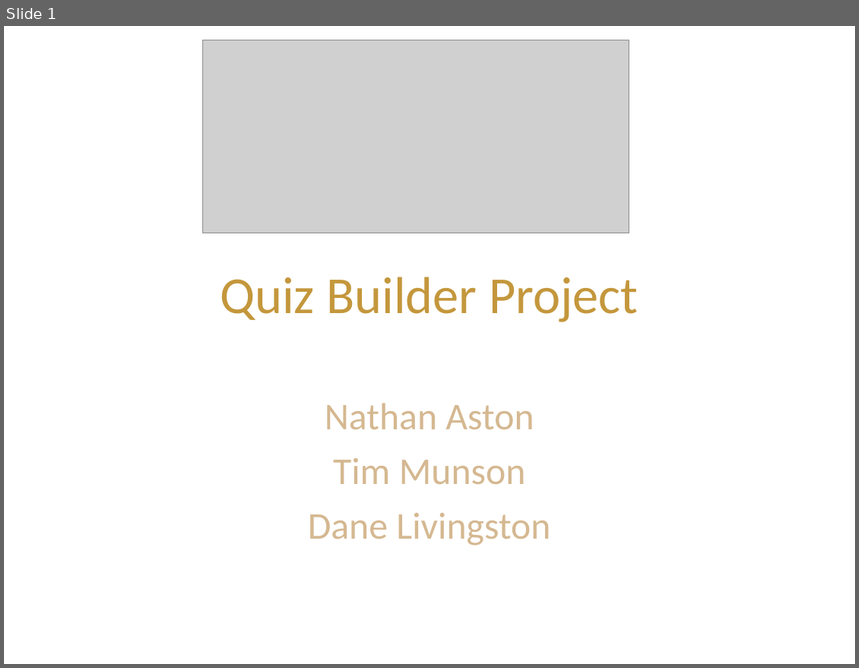
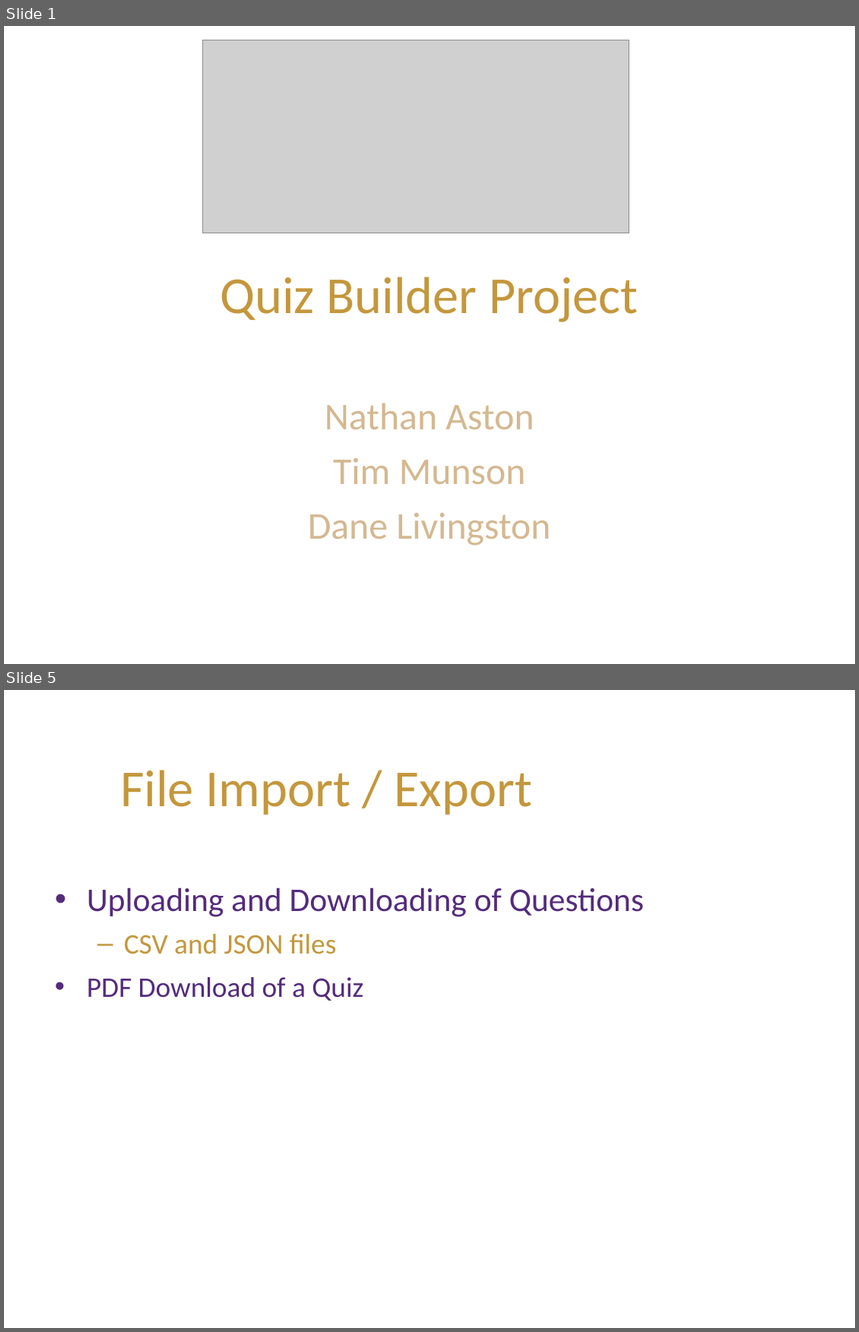
Before and after one commit to macguy2010/QuizBuilder, a slide deck: QuizBuilderPpt.ppt. Shown one above the other, each under a label of ours: slide 1 before the commit, slides 1 and 5 after it; the slides between them are not shown. The pictures are 859x668 and 859x1332 pixels, drawn with LibreOffice and Linux fonts; fonts in the diff are those of the drawing; grey boxes stand for pictures; background and template pictures are left out. Boxes give left, top, right and bottom in pixels: in the first picture for what was removed or moved away, otherwise in the second. Text is boxed around its words. In the diff, an @@ line names an element or a change of style, - is before the commit and + after.

Commit message:
Quiz PPT Update

```diff
--- a/QuizBuilderPpt.ppt
+++ b/QuizBuilderPpt.ppt
@@ slide 5 added at (4, 690, 855, 1328), background #FFFFFF @@
@@ text added at (120, 770, 532, 815), 44 pt, text #C4973C @@
+File Import / Export
@@ text added at (87, 888, 644, 1001), 28 pt, text #542B7D @@
+• Uploading and Downloading of Questions
+  – CSV and JSON files
+• PDF Download of a Quiz
```
Also in this commit, not shown: 1 slide changed, 2 other slides added, 10 slides removed, 2 other files.
